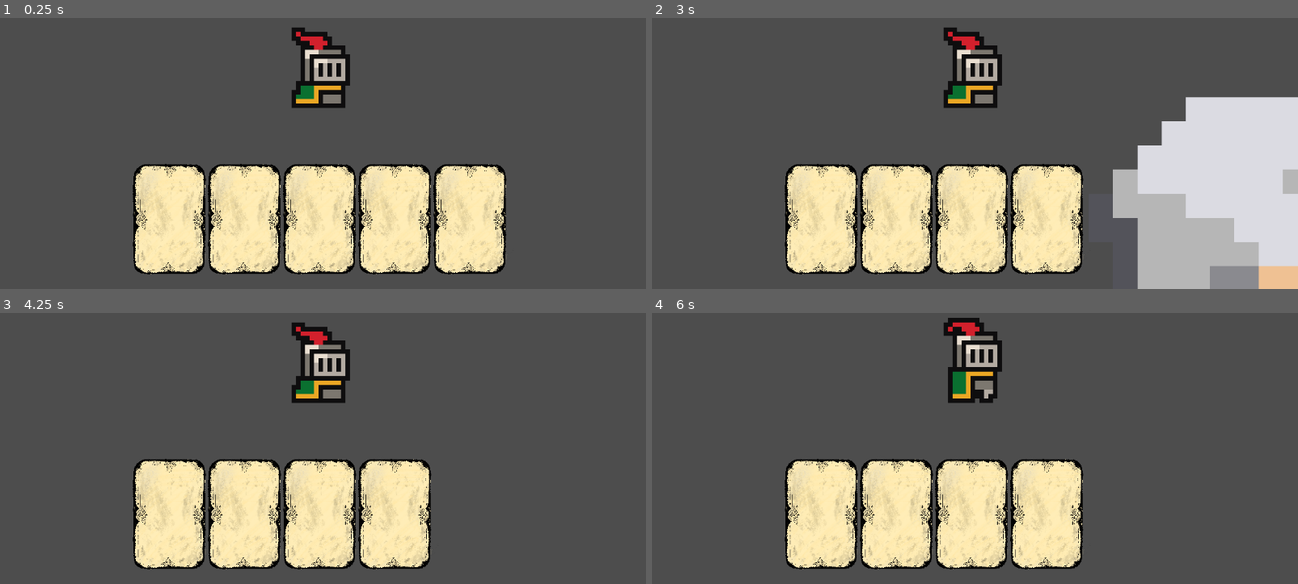
Above: before the commit, frames 1-4 (two rows, left to right).
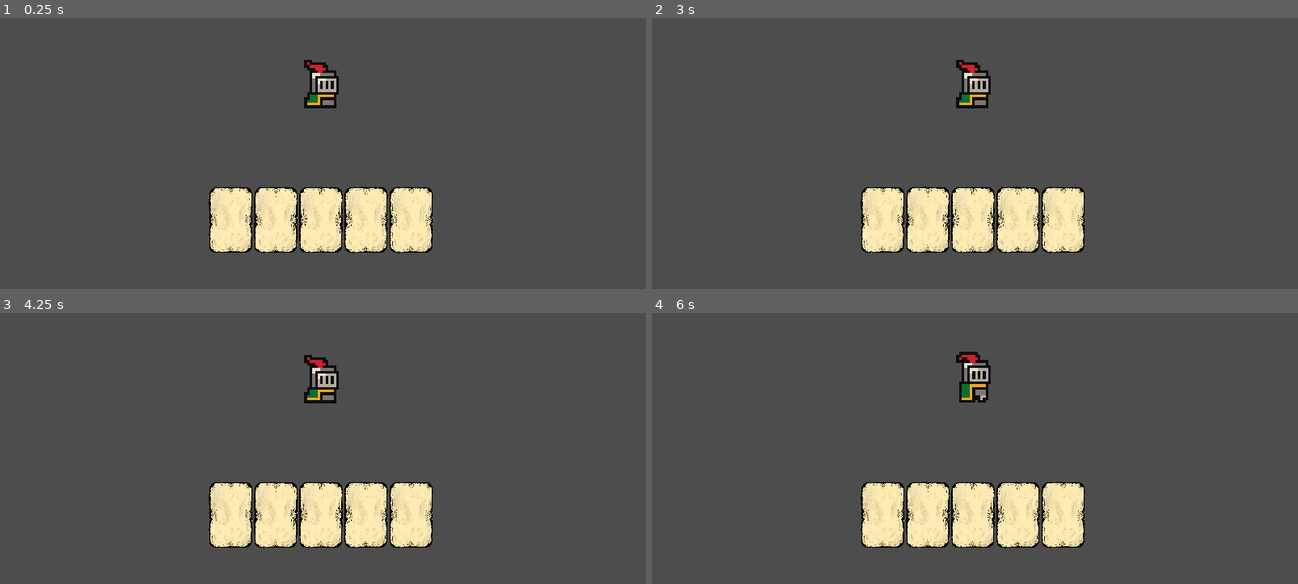
Above: after the commit, the same moments.

Repository: Leony-Liu/LW_game_development
Game: Godot game, scene res://Scene/MAIN/MAIN.tscn
Same seed, same stepped clock (60 frames per second), same inputs: the game is played once before the commit and once after it. This scene is started directly instead of the project's main scene.
Inputs (mouse positions are in pixels of both pictures, inside the frame that each line leads up to):
- Up to frame 1 (0.25 s): no input
- Up to frame 2 (3 s): click (819, 218) at 0.52 s; hold D (Right) 1.28-2.03 s; hold Space (block_key) 1.28-2.03 s; hold S (Down) 2.03-2.78 s; tap Space (block_key) at 2.1 s; hold D (Right) from 2.78 s (still down); hold Space (block_key) from 2.78 s (still down)
- Up to frame 3 (4.25 s): release D (Right) at 3.53 s; release Space (block_key) at 3.53 s; hold W (Up) from 3.53 s (still down); tap Space (block_key) at 3.6 s
- Up to frame 4 (6 s): release W (Up) at 4.28 s; hold Space (block_key) 4.28-5.03 s; hold A (Left) 4.28-5.78 s; tap Space (block_key) at 5.1 s; tap Enter at 5.75 s; hold S (Down) from 5.78 s (still down); hold Space (block_key) from 5.78 s (still down)

The runs differ from the first frame. In frame 1, 19% of the frame differs, in the area x 20-79%, y 3-95%; in frame 2, 32%, in the area x 20-100%, y 3-100%; in frame 3, 15%; in frame 4, 15%.

Commit message:
4.11 正常整理保存

Diff:
--- a/Scene/Battle_scene/Battlescene.tscn
+++ b/Scene/Battle_scene/Battlescene.tscn
@@ -1,14 +1,10 @@
-[gd_scene load_steps=10 format=3 uid="uid://dendpgv3l41yl"]
+[gd_scene load_steps=6 format=3 uid="uid://dendpgv3l41yl"]
 
 [ext_resource type="Script" uid="uid://2fhw3cnsqx6o" path="res://Scene/Battle_scene/Scripts/battle_game_manager.gd" id="1_ebhhr"]
 [ext_resource type="Script" uid="uid://cjkwkg4utu1o8" path="res://Scene/Battle_scene/Scripts/card_manager.gd" id="1_ygjx7"]
 [ext_resource type="PackedScene" uid="uid://7cdujhisinjp" path="res://Scene/Player_Battle_Scene/player.tscn" id="2_noken"]
 [ext_resource type="PackedScene" uid="uid://ci2n0jrhben06" path="res://Scene/Enemy_Battle_Scene/Enemy.tscn" id="3_mvvqq"]
 [ext_resource type="Script" uid="uid://cn6n0udgtnrfh" path="res://Scene/Battle_scene/Scripts/battle_ui_manager.gd" id="3_nr23r"]
-[ext_resource type="Script" uid="uid://dvumg1jhtff6l" path="res://Scene/Battle_scene/Scripts/player_deck_manager.gd" id="5_o0j1h"]
-[ext_resource type="Script" uid="uid://dsebvj67a4pc7" path="res://Scene/Battle_scene/Scripts/card_factory.gd" id="6_mvvqq"]
-[ext_resource type="Script" uid="uid://csd1vyt5deyh4" path="res://Scene/Battle_scene/Scripts/effect_manager.gd" id="7_oqqo5"]
-[ext_resource type="Script" uid="uid://c6668u5xgla8l" path="res://Scene/MAIN/Scripts/event_bus.gd" id="9_oqqo5"]
 
 [node name="BattleScene" type="Node2D"]
 script = ExtResource("1_ebhhr")
@@ -16,6 +12,7 @@
 [node name="Environment" type="Node2D" parent="."]
 
 [node name="Player" parent="." instance=ExtResource("2_noken")]
+position = Vector2(170, 166)
 
 [node name="EnemySlot" type="Node" parent="."]
 
@@ -37,17 +34,7 @@
 
 [node name="HBoxContainer" type="HBoxContainer" parent="UIManager/CardManager/CardUI"]
 layout_mode = 0
-offset_right = 40.0
-offset_bottom = 40.0
-
-[node name="PlayerDeck" type="Node" parent="UIManager/CardManager"]
-script = ExtResource("5_o0j1h")
-
-[node name="CardFactory" type="Node" parent="UIManager/CardManager"]
-script = ExtResource("6_mvvqq")
-
-[node name="EffectManager" type="Node" parent="UIManager/CardManager"]
-script = ExtResource("7_oqqo5")
-
-[node name="EventBus" type="Node" parent="."]
-script = ExtResource("9_oqqo5")
+offset_left = 384.0
+offset_top = 351.0
+offset_right = 424.0
+offset_bottom = 391.0
--- a/Scene/Card_scene/Card.tscn
+++ b/Scene/Card_scene/Card.tscn
@@ -57,7 +57,7 @@
 offset_right = 40.0
 offset_bottom = 40.0
 
-[node name="TextureRect" type="TextureRect" parent="Visual"]
+[node name="CardBackground" type="TextureRect" parent="Visual"]
 layout_mode = 0
 offset_left = -72.0
 offset_top = -38.0
@@ -67,7 +67,12 @@
 texture = ExtResource("2_y7w7l")
 expand_mode = 1
 
-[node name="Label" type="Label" parent="Visual"]
+[node name="Illustration" type="TextureRect" parent="Visual"]
+layout_mode = 0
+offset_right = 40.0
+offset_bottom = 40.0
+
+[node name="CostLable" type="Label" parent="Visual"]
 layout_mode = 0
 offset_right = 40.0
 offset_bottom = 23.0
--- a/Scene/Enemy_Battle_Scene/Enemy.tscn
+++ b/Scene/Enemy_Battle_Scene/Enemy.tscn
@@ -4,10 +4,10 @@
 [ext_resource type="Script" uid="uid://bj0xedtqwge5m" path="res://Scene/Enemy_Battle_Scene/Scripts/enemy_combat_data.gd" id="2_1ul8j"]
 [ext_resource type="Script" uid="uid://d2yvk53x3vhs1" path="res://Scene/Enemy_Battle_Scene/Scripts/enemy_calculator.gd" id="3_jrf23"]
 [ext_resource type="Script" uid="uid://bxc1q8qsd0vsp" path="res://Scene/Enemy_Battle_Scene/Scripts/enemy_ai_brain.gd" id="4_rkcga"]
-[ext_resource type="Script" uid="uid://c6qiwbln4sxom" path="res://Scene/Enemy_Battle_Scene/enemy_state_machine.gd" id="5_8yahm"]
-[ext_resource type="Script" uid="uid://cjx74meur6pb8" path="res://Scene/Enemy_Battle_Scene/enemy_idle.gd" id="6_42ml3"]
-[ext_resource type="Script" uid="uid://k716p7fh1ct8" path="res://Scene/Enemy_Battle_Scene/enemy_hurt.gd" id="7_4uru5"]
-[ext_resource type="Script" uid="uid://byjsvmcjitw6q" path="res://Scene/Enemy_Battle_Scene/enemy_attack.gd" id="7_spqwk"]
+[ext_resource type="Script" uid="uid://c6qiwbln4sxom" path="res://Scene/Enemy_Battle_Scene/Scripts/enemy_state_machine.gd" id="5_8yahm"]
+[ext_resource type="Script" uid="uid://cjx74meur6pb8" path="res://Scene/Enemy_Battle_Scene/Scripts/enemy_idle.gd" id="6_42ml3"]
+[ext_resource type="Script" uid="uid://k716p7fh1ct8" path="res://Scene/Enemy_Battle_Scene/Scripts/enemy_hurt.gd" id="7_4uru5"]
+[ext_resource type="Script" uid="uid://byjsvmcjitw6q" path="res://Scene/Enemy_Battle_Scene/Scripts/enemy_attack.gd" id="7_spqwk"]
 
 [node name="Enemy" type="Node2D"]
 script = ExtResource("1_b5lmm")
--- a/Scene/Enemy_Battle_Scene/Scripts/enemy_ai_brain.gd
+++ b/Scene/Enemy_Battle_Scene/Scripts/enemy_ai_brain.gd
@@ -1,19 +1,25 @@
+# enemy_ai_brain
+#
+# 基础数值，供机制更改
+# 根据抽取的机制生成机制节点
+
 extends Node
 class_name EnemyAIBrain
 
 # ==========================================
-#  AI 行为参数黑板 (Blackboard)
-# 这些是怪物的默认性格，等待被具体的“机制芯片”修改
+# 基础数值，供机制更改
 # ==========================================
 var min_idle_time: float = 2.0  # 最小发呆时间
 var max_idle_time: float = 4.0  # 最大发呆时间
 var skill_chance: float = 0.2   # 释放技能的概率 (20%)
 var combo_count: int = 1        # 连击次数
 
+# ==========================================
+# 根据抽取的机制生成机制节点
+# ==========================================
 # 机制脚本存放路径
 const MECHANICS_BASE_DIR = "res://Scene/Enemy_Battle_Scene/Scripts/EnemyMechanics/"
 var active_mechanics: Array[Node] = []
-
 
 # 敌人生成：接收从外部（CSV 或 测试代码）传来的机制名字列表
 func initialize(mechanic_names: Array[String]):
@@ -26,11 +32,12 @@
 		if script_res:
 			# 实例化脚本为节点，并挂载到大脑下面
 			var mech_node = script_res.new()
-			mech_node.name = mech_name # 方便我们在左侧场景树里清晰地看到它
+			# 方便在左侧场景树里清晰地看到它
+			mech_node.name = mech_name
 			add_child(mech_node)
 			active_mechanics.append(mech_node)
 
-			# 【极其关键】告诉机制脚本，它的宿主（被强化的敌人）是谁
+			# 告诉机制脚本，被强化的敌人是谁
 			if mech_node.has_method("init_mechanic"):
 				mech_node.init_mechanic(owner) # owner 就是最顶层的 Enemy 根节点
 
--- a/Scene/Enemy_Battle_Scene/enemy_attack.gd
+++ b/Scene/Enemy_Battle_Scene/Scripts/enemy_attack.gd
@@ -1,6 +1,12 @@
+# enemy_attack
+#
+#
+
 extends State
 
-# 战斗节奏参数 (未来你可以把这些参数放到 AIBrain 里，让不同机制词条修改它们)
+# ==========================================
+# 战斗体验数值，供机制更改
+# ==========================================
 var windup_time: float = 0.6      # 1. 前摇时长：玩家看到起手势
 var telegraph_time: float = 0.4   # 2. 提示时长：高危警告，弹反的黄金期开始
 var recovery_time: float = 0.8    # 4. 后摇时长：敌人大喘气，玩家的绝对安全输出期
@@ -9,6 +15,9 @@
 	# 开启异步协程，按顺序执行四个阶段
 	_execute_attack_flow()
 
+# ==========================================
+# 攻击流程
+# ==========================================
 func _execute_attack_flow() -> void:
 	# ================= 阶段 1：前摇 (Wind-up) =================
 	print("EnemyAttack [1/4]：前摇开始")
--- a/Scene/Enemy_Battle_Scene/Scripts/enemy_calculator.gd
+++ b/Scene/Enemy_Battle_Scene/Scripts/enemy_calculator.gd
@@ -1,8 +1,15 @@
+# enemy_calculator
+#
+# 伤害进出处理
+
 extends Node
 class_name EnemyCalculator
 
 @onready var combat_data: EnemyCombatData = $"../CombatData"
 
+# ==========================================
+# 伤害进出处理
+# ==========================================
 # 受伤减免计算
 func calculate_incoming_damage(incoming_dmg: int) -> int:
 	# 极简防御公式：传入伤害 - 敌人防御力
--- a/Scene/Enemy_Battle_Scene/Scripts/enemy_combat_data.gd
+++ b/Scene/Enemy_Battle_Scene/Scripts/enemy_combat_data.gd
@@ -1,11 +1,14 @@
-# 定义：敌人数据
-# 作用：
-# 存储敌人的数据
+# enemy_combat_data
+#
+# 基础数据
+# 提供修改数据的方法
 
 extends Node
 class_name EnemyCombatData
 
-# —————— 1. 基础面板（裸装属性） ——————
+# ==========================================
+# 基础数值
+# ==========================================
 @export var enemy_hp: int = 100 # 基础生命
 @export var enemy_damage: int = 10 # 基础攻击
 
@@ -17,8 +20,11 @@
 @export var magical_damage_multiplier: int = 0 # 物理伤害倍率
 @export var real_damage_multiplier: int = 0 # 真实伤害倍率
 
+# ==========================================
+# 提供改动方法
+# ==========================================
 
-# 敌人受伤
+# 1. 敌人受伤
 func get_hit(real_damage: int, hit_context: String):
 	enemy_hp -= real_damage
 	print("敌人数据：受到 %d 点真实伤害！剩余血量：%d" % [real_damage, enemy_hp])
@@ -26,7 +32,7 @@
 	if enemy_hp <= 0:
 		die()
 
-# 敌人死亡
+# 2. 敌人死亡
 func die():
 	print("敌人数据：被击败")
 	EventBus.enemy_died.emit(owner)
--- a/Scene/Enemy_Battle_Scene/enemy_idle.gd
+++ b/Scene/Enemy_Battle_Scene/Scripts/enemy_idle.gd
@@ -1,15 +1,20 @@
+# enemy_idle
+#
+# TODO 模拟ai，一定时间后切换到攻击模式
+
 extends State
 
 var wait_timer: float = 0.0
 var target_wait_time: float = 2.0
 
+
 func enter(msg: Dictionary = {}) -> void:
 	wait_timer = 0.0
 
-	# 从 AI 大脑获取发呆时间（战斗刚开始，或攻击结束后都会进入这里）
+	# TODO 暂定行动间隔生成
 	var ai_brain = host.get_node_or_null("EnemyAIBrain")
 	if ai_brain:
-		# 随机生成一个发呆时间，让敌人的行动具有不可预测性
+		# 随机生成行动间隔，让敌人的行动具有不可预测性
 		target_wait_time = randf_range(ai_brain.min_idle_time, ai_brain.max_idle_time)
 	else:
 		target_wait_time = 2.0
--- a/Scene/Enemy_Battle_Scene/Scripts/enemy_manager.gd
+++ b/Scene/Enemy_Battle_Scene/Scripts/enemy_manager.gd
@@ -1,3 +1,7 @@
+# enemy_manager
+#
+#
+
 extends Node
 class_name EnemyManager
 
@@ -12,15 +16,18 @@
 @onready var state_machine = $StateMachine
 @onready var ai_brain = $EnemyAIBrain
 
+# ==========================================
+# 敌人初始化
+# ==========================================
 
 func _ready() -> void:
 	print("====== 敌人装配开始 ======")
 	print("当前敌人阶级: Tier ", enemy_tier)
 
-	# 抽取机制
+	# 输入怪物等级和机制数量并调用抽取方法
 	var rolled_mechanics = MechanicDatabaseManager.roll_mechanics_for_tier(enemy_tier, mechanic_count)
 
-	# 拿到机制名字的数组（比如 ["buff_defence", "double_attack"]），扔给大脑去装配
+	# 拿到的机制传输到AI大脑
 	if rolled_mechanics.size() > 0:
 		ai_brain.initialize(rolled_mechanics)
 	else:
--- a/Scene/Enemy_Battle_Scene/enemy_state_machine.gd
+++ b/Scene/Enemy_Battle_Scene/Scripts/enemy_state_machine.gd
@@ -1,3 +1,5 @@
+# enemy_state_machine
+
 extends Node
 class_name EnemyStateMachine
 
--- a/Scene/MAIN/Scripts/Manager/enemymechanic_database_manager.gd
+++ b/Scene/MAIN/Scripts/Manager/enemymechanic_database_manager.gd
@@ -1,12 +1,18 @@
+# MechanicDatabaseManager (自动加载单例)
+#
+# 加载数据库
+# 提供一个机制抽取方法
+
 extends Node
-# MechanicDatabaseManager (自动加载单例)
 
 var database: Dictionary = {}
 
 func _ready():
 	load_csv_data("res://DataBase/EnemyMechanicsData.csv")
 
+# ==========================================
 # 数据库加载
+# ==========================================
 func load_csv_data(file_path: String):
 	var file = FileAccess.open(file_path, FileAccess.READ)
 	if not file:
@@ -37,8 +43,9 @@
 	print("机制数据库加载完成，共 %d 个机制。" % database.size())
 
 # ==========================================
-# 机制抽取算法：根据怪物的等级 Tier，抽出对应等级的机制池
+# 机制抽取算法
 # ==========================================
+# 抽取算法（输入：敌人等级、机制数量）
 func roll_mechanics_for_tier(enemy_tier: int, count: int) -> Array[String]:
 	var valid_mechanics: Array[String] = []
 	var selected_mechanics: Array[String] = []
--- a/Scene/Player_Battle_Scene/Scripts/player_attack.gd
+++ b/Scene/Player_Battle_Scene/Scripts/player_attack.gd
@@ -1,27 +1,33 @@
+# player_attack
+#
+# 接收数据并输出
+
+
 extends State
 
 var card_data: Dictionary
 
+# ==========================================
+# 接收数据并输出
+# ==========================================
+# 1. 接收后攻击流程启动
 func enter(msg: Dictionary = {}) -> void:
+	# 接收卡牌数据
 	if msg.has("card"):
 		card_data = msg["card"]
-
 	print("Attack-玩家状态：开始播放攻击状态")
 	host.get_node("Visuals/AnimationPlayer").play("player_attack")
-
-	# 【临时逻辑】：因为现在没有动画事件，我们用代码延迟 0.5 秒，模拟“刀砍到敌人身上”的那一帧
+	# TODO【临时逻辑】：因为现在没有动画事件，我们用代码延迟 0.5 秒，模拟“刀砍到敌人身上”的那一帧
 	await get_tree().create_timer(0.5).timeout
-
 	# 执行伤害结算
 	_execute_damage()
-
 	# 打完之后，自动切回待机状态
 	get_parent().transition_to("Idle")
 
-
+# 2. 打包伤害
 func _execute_damage() -> void:
 	# 1. 从卡牌数据里拿出“基础伤害”（这里加了个容错，如果没有 base_damage 字段默认给 10）
-	var base_dmg = card_data.get("base_damage", 10)
+	var base_dmg = card_data.get("damage", 10)
 
 	# 2. 呼叫计算器，算出加上装备增益后的最终真实伤害
 	var calculator = host.get_node("Data/Calculator")
@@ -33,8 +39,6 @@
 		"source": host,            # 是谁打出的伤害
 		"type": "physical"         # 伤害类型（物理/魔法/真实）
 	}
-
 	print("Attack-玩家状态：计算完毕，发出伤害数据 -> ", payload)
-
 	# 4. 把伤害包丢进信号管道
 	EventBus.player_dealt_damage.emit(payload)
--- a/project.godot
+++ b/project.godot
@@ -23,6 +23,11 @@
 CardFactory="*res://Scene/Battle_Scene/Scripts/card_factory.gd"
 EffectManager="*res://Scene/Battle_Scene/Scripts/effect_manager.gd"
 MechanicDatabaseManager="*res://Scene/MAIN/Scripts/Manager/enemymechanic_database_manager.gd"
+
+[display]
+
+window/size/viewport_width=1920
+window/size/viewport_height=1080
 
 [input]
 
Renamed: Scene/Enemy_Battle_Scene/enemy_attack.gd.uid -> Scene/Enemy_Battle_Scene/Scripts/enemy_attack.gd.uid
Renamed: Scene/Enemy_Battle_Scene/enemy_hurt.gd -> Scene/Enemy_Battle_Scene/Scripts/enemy_hurt.gd
Renamed: Scene/Enemy_Battle_Scene/enemy_hurt.gd.uid -> Scene/Enemy_Battle_Scene/Scripts/enemy_hurt.gd.uid
Renamed: Scene/Enemy_Battle_Scene/enemy_idle.gd.uid -> Scene/Enemy_Battle_Scene/Scripts/enemy_idle.gd.uid
Renamed: Scene/Enemy_Battle_Scene/enemy_state_machine.gd.uid -> Scene/Enemy_Battle_Scene/Scripts/enemy_state_machine.gd.uid
